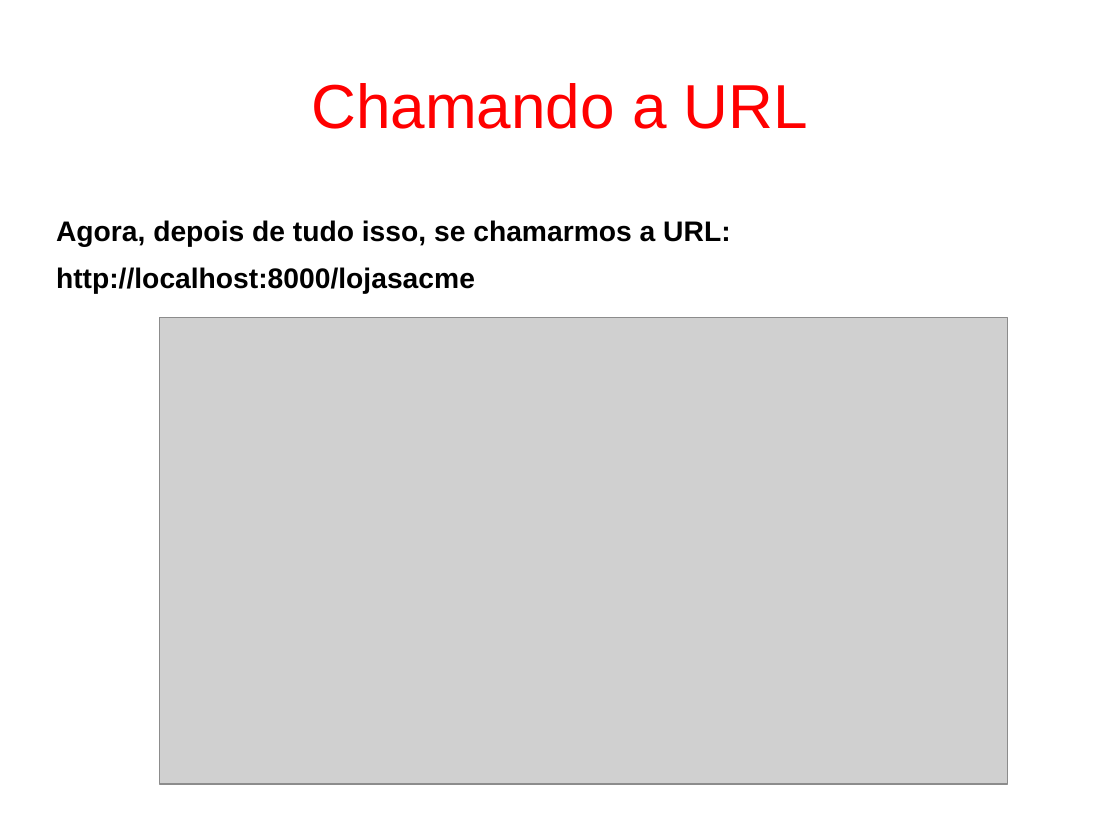
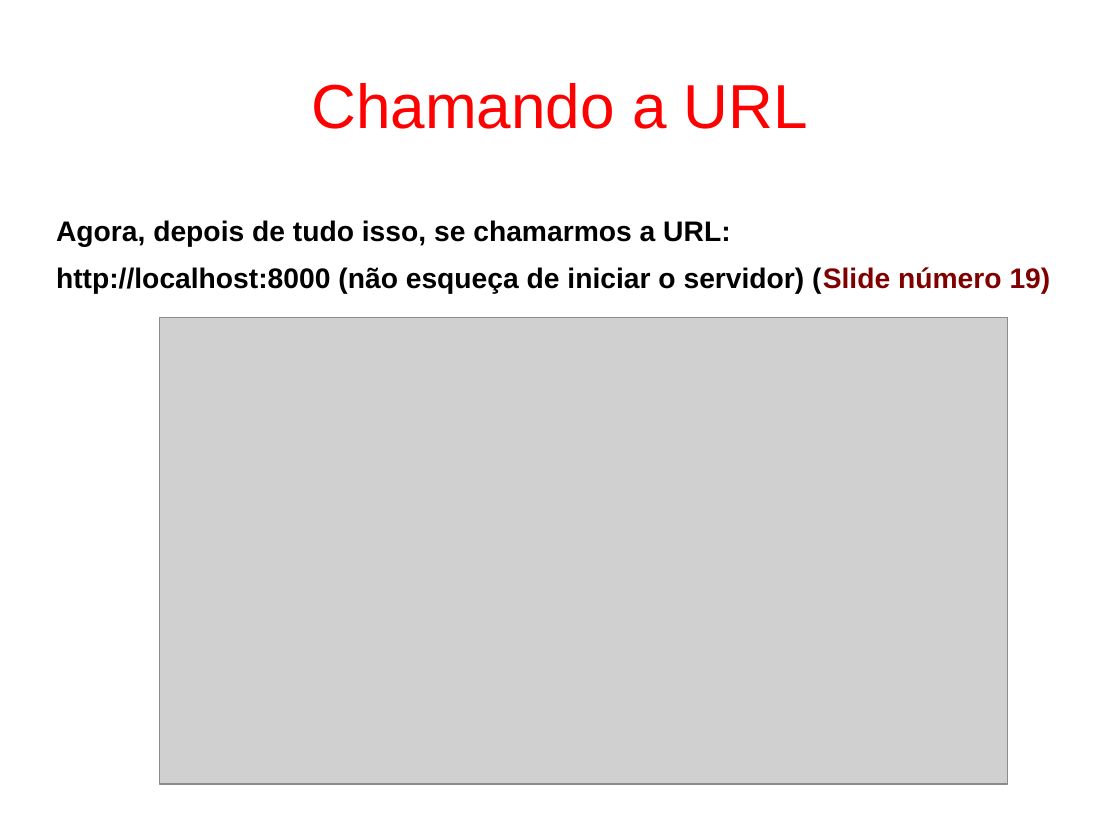
Before and after one commit to fgsl/lojasacme, a slide deck: slide 62 of docs/tutorial.odp (slide 48 before the commit). Drawn at 1120x840 pixels with LibreOffice and Linux fonts; fonts in the diff are those of the drawing; grey boxes stand for pictures. Boxes give left, top, right and bottom in pixels: in the first picture for what was removed or moved away, otherwise in the second. Text is boxed around its words. In the diff, an @@ line names an element or a change of style, - is before the commit and + after.

```diff
--- a/docs/tutorial.odp
+++ b/docs/tutorial.odp
@@ text at (x1=56, y1=267, x2=1051, y2=294): text changed @@
-http://localhost:8000/lojasacme
+http://localhost:8000 (não esqueça de iniciar o servidor) (Slide número 19)
```
Also in this commit, not shown: 62 other slides changed, 26 slides added, 11 slides removed, 17 other files.
